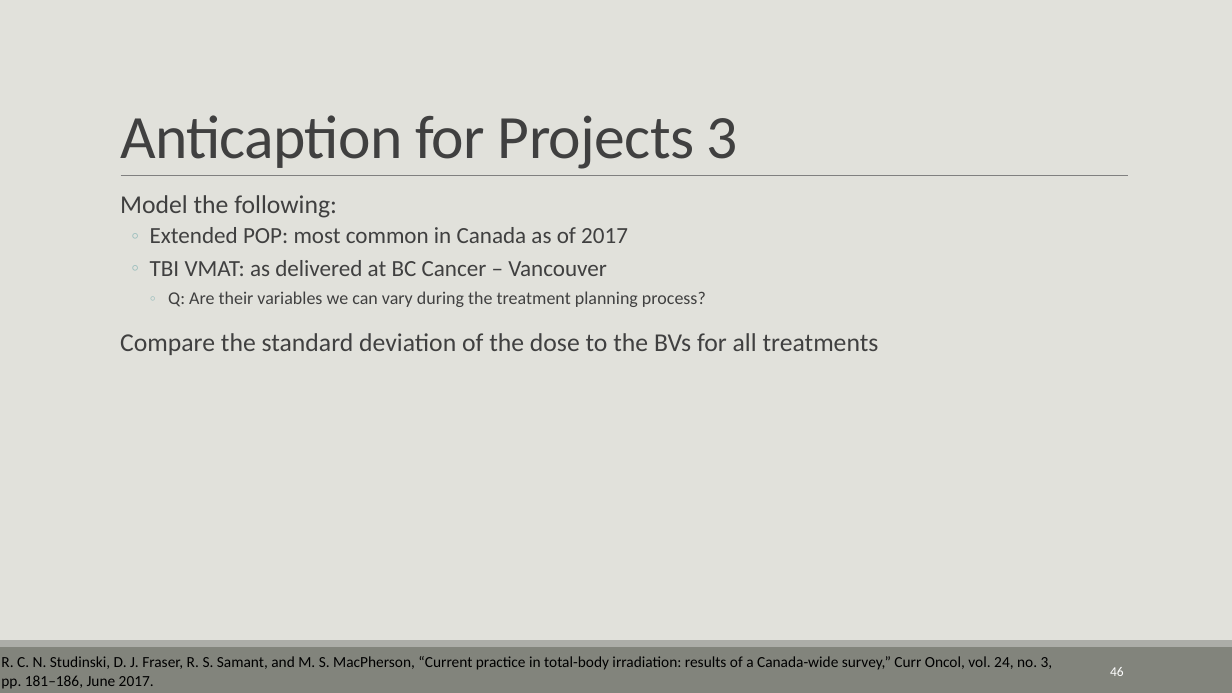
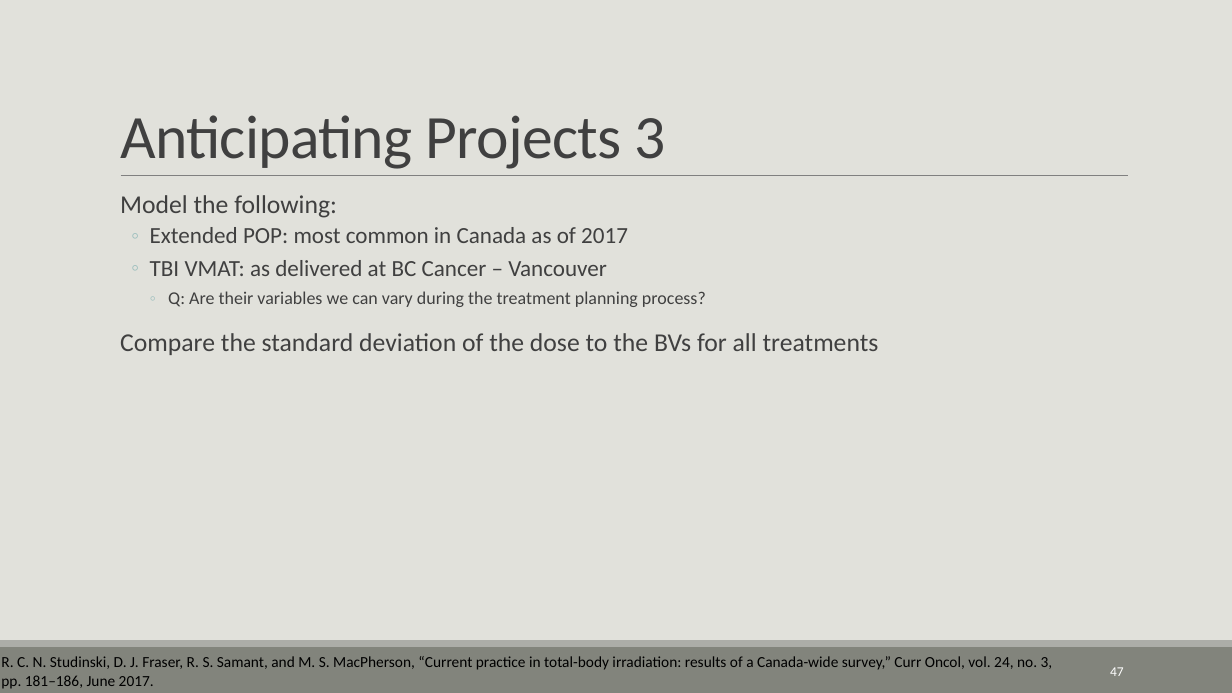
Before and after one commit to CNorthwayMedPhys/Full-Body-Flow-Model-Project, a slide deck: slide 47 of Working Documents/11.25_Committee Meeting.pptx (slide 46 before the commit). Drawn at 1232x693 pixels with LibreOffice and Linux fonts; fonts in the diff are those of the drawing. Boxes give left, top, right and bottom in pixels: in the first picture for what was removed or moved away, otherwise in the second. Text is boxed around its words. In the diff, an @@ line names an element or a change of style, - is before the commit and + after.

```diff
--- a/Working Documents/11.25_Committee Meeting.pptx
+++ b/Working Documents/11.25_Committee Meeting.pptx
@@ title at (120,115,665,169): text changed @@
-Anticaption for Projects 3
+Anticipating Projects 3
@@ page number at (1110,667,1124,676): text changed @@
-46
+47
```
Also in this commit, not shown: 8 other slides changed, 2 slides added, 1 slide removed, 6 other files.
